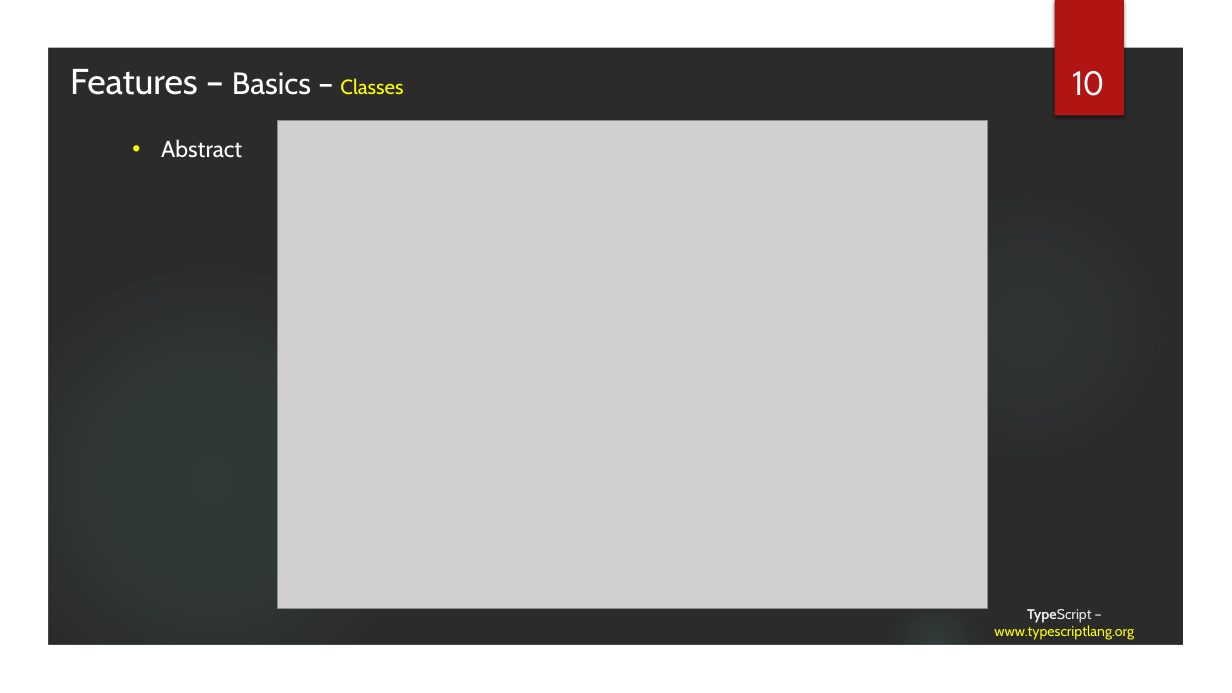
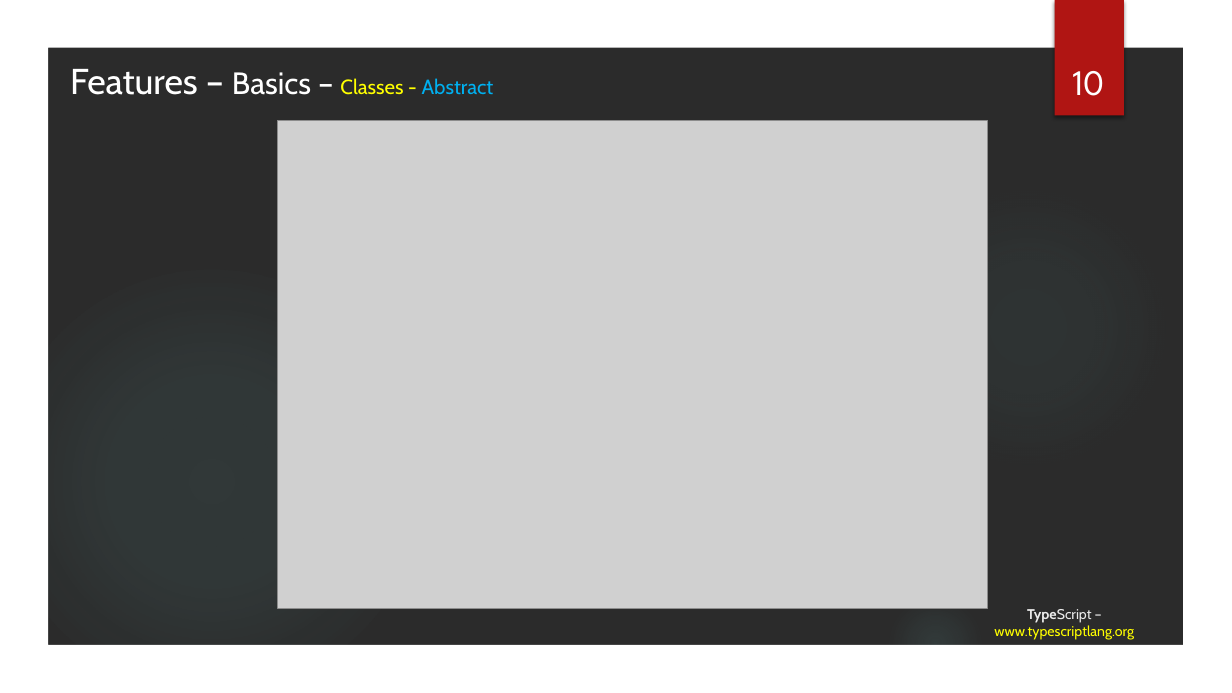
Before and after one commit to tainhx/SSFE, a slide deck: slide 10 of TypeScript.pptx. Drawn at 1232x693 pixels with LibreOffice and Linux fonts; fonts in the diff are those of the drawing; grey boxes stand for pictures; background and template pictures are left out; a plain dark background stands for a picture behind light text. Boxes give left, top, right and bottom in pixels: in the first picture for what was removed or moved away, otherwise in the second. Text is boxed around its words. In the diff, an @@ line names an element or a change of style, - is before the commit and + after.

```diff
--- a/TypeScript.pptx
+++ b/TypeScript.pptx
@@ text at (x1=70, y1=69, x2=494, y2=95): text changed; size 28 to 16 pt @@
-Features – Basics – Classes
+Features – Basics – Classes - Abstract
@@ text removed at (x1=161, y1=139, x2=242, y2=158) @@
-• Abstract
```
Also in this commit, not shown: 4 other slides changed, 12 slides added, 17 other files.
